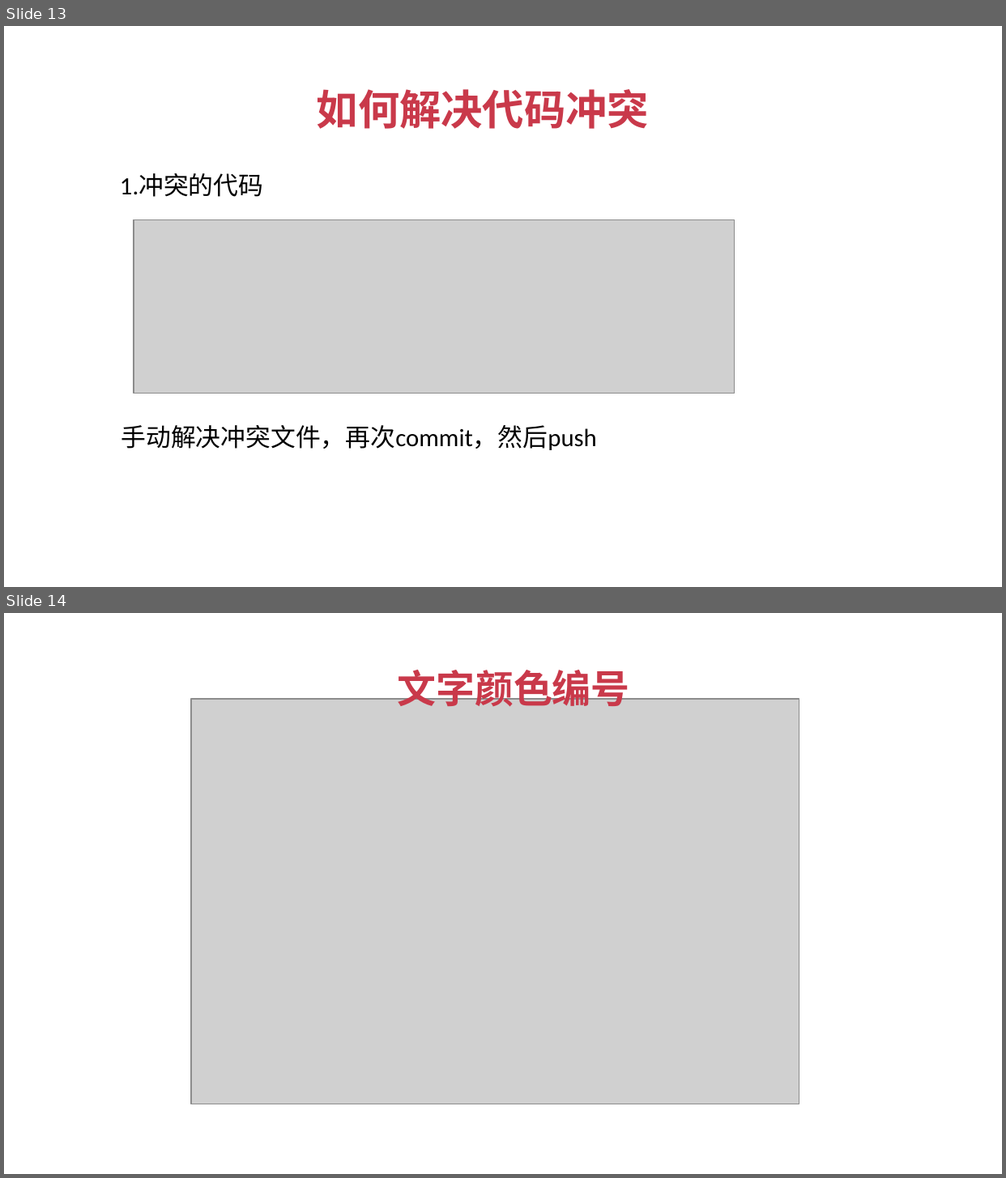
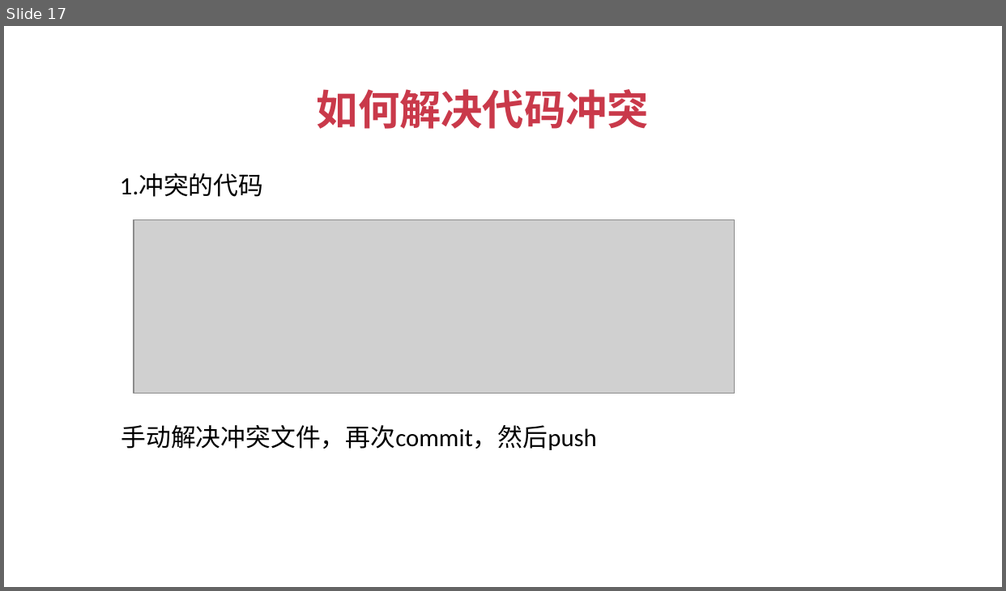
Before and after one commit to JSFFZL/Courseware-PPT, a slide deck: github.pptx. Shown one above the other, each under a label of ours: slides 13 and 14 before the commit, slide 17 after it. The pictures are 1006x1178 and 1006x591 pixels, drawn with LibreOffice and Linux fonts; fonts in the diff are those of the drawing; grey boxes stand for pictures; background and template pictures are left out. Boxes give left, top, right and bottom in pixels: in the first picture for what was removed or moved away, otherwise in the second. Text is boxed around its words. In the diff, an @@ line names an element or a change of style, - is before the commit and + after.

```diff
--- a/github.pptx
+++ b/github.pptx
@@ slide 14 removed at (4,613,1002,1174), background #FFFFFF @@
@@ text removed at (398,663,630,707) @@
-文字颜色编号
@@ picture removed at (190,699,799,1104) @@
@@ what was slide 13 is now slide 17 @@
```
Also in this commit, not shown: 3 slides changed, 4 slides added, 1 other file.
